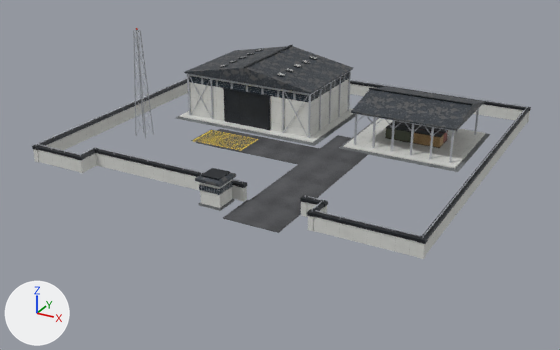
One commit to the glTF model Models/command_hq.glb: the scene before it, then after it.
Before and after are seen from a 50 mm camera at (75.0, -144.6, 62.8) aimed at (-0.2, -7.9, -5.6). Every picture has the same lights, and +X, +Y and +Z are marked at lower left. The older version comes first. Vertices at exactly the same position are counted once.

Names of what the first picture shows: 'CHQ_L1_Asphalt', 'CHQ_L1_ConcDark', 'CHQ_L1_ConcLight', 'CHQ_L1_DoorCorr', 'CHQ_L1_HatchZone', 'CHQ_L1_RoofCorr', 'CHQ_L1_SteelDark', 'CHQ_L1_SteelTruss', 'CHQ_L1_WindowDark' and 3 more.
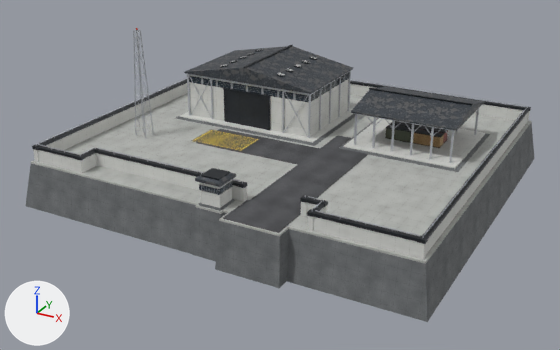
Pixel boxes [x1, y1, x2, y2] of what changed, in the pictures (560 x 350 px):
'CHQ_L1_ConcDark', reshaped (mostly hidden before)
    before: [176, 114, 490, 211]
    after: [26, 114, 534, 322]
'CHQ_L1_ConcMid', added
    after: [31, 93, 532, 264]
part 1 of me_chq_l1_concdark_007, added
    after: [192, 208, 288, 288]
part 2 of me_chq_l1_concdark_007, added
    after: [26, 122, 534, 322]

The change in detail:
Picture 'tex_no_concrete_mid' (img_tex_no_concrete_mid) is new.
Material 'Mat_NO_Concrete_Mid' (mat_mat_no_concrete_mid) is new.
Its texture is img_tex_no_concrete_mid.
Its roughness is 0.88.
me_chq_l1_concdark_007 is used by ob_chq_l1_concdark; location (0.0, 0.0, 0.0).
me_chq_l1_concdark_007 had 72 vertices, 124 faces and spanned x -32.9..36.9, y -38.5..28.6, z 0.0..5.8.
me_chq_l1_concdark_007 now has 96 vertices, 160 faces and spans x -44.8..44.8, y -42.5..39.8, z -10.0..5.8.
me_chq_l1_concdark_007 part 1: 16 vertices added at x -1.5..18.7, y -42.5..-38.2, z -9.9..-0.3.
me_chq_l1_concdark_007 part 2: 8 vertices added at x -44.8..44.8, y -39.8..39.8, z -10.0..-0.3.
Mesh me_chq_l1_concmid_001 is new.
It consists of a box spanning x -43.2..43.2, y -38.2..38.2, z -0.4..0.0; a box spanning x -0.9..4.7, y -38.9..-38.2, z -0.4..0.0; a box spanning x 5.8..18.2, y -41.4..-38.2, z -0.4..0.0.
It uses material mat_mat_no_concrete_mid (picture img_tex_no_concrete_mid).
Object 'CHQ_L1_ConcMid' (ob_chq_l1_concmid) is new; it shows me_chq_l1_concmid_001.
Its location is (0.0, 0.0, 0.0).
